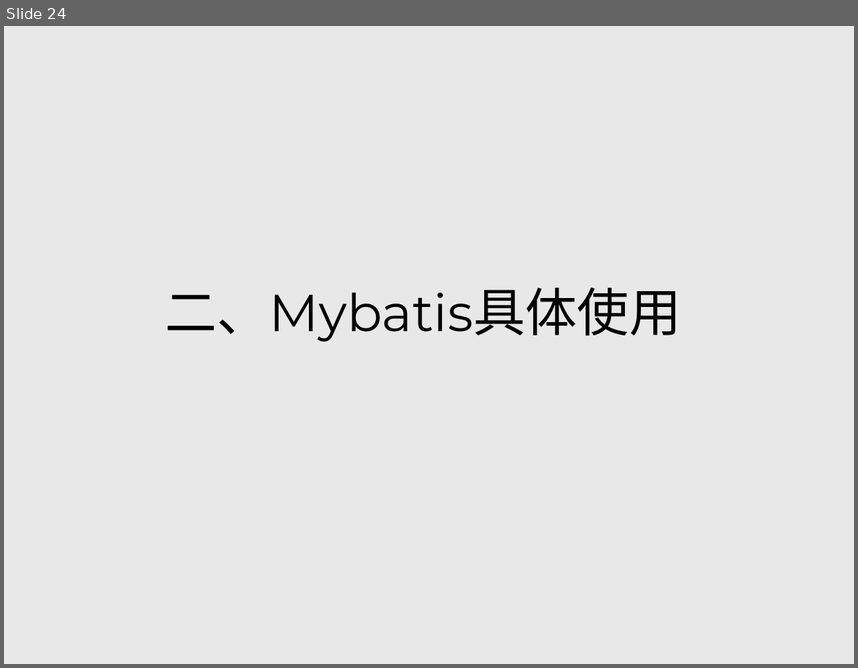
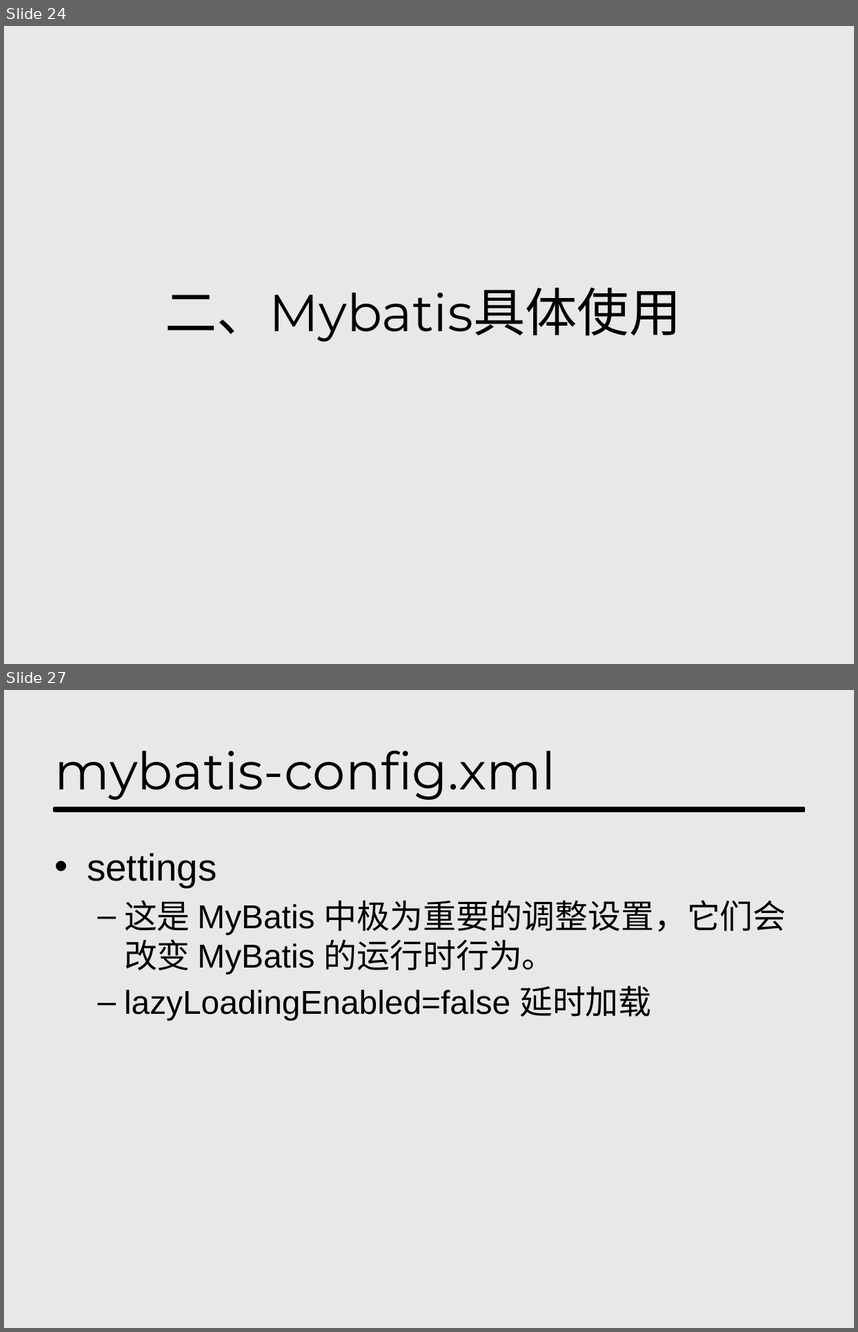
Before and after one commit to hyndio/mybatis_share, a slide deck: Mybatis-分享-hynd.pptx. Shown one above the other, each under a label of ours: slide 24 before the commit, slides 24 and 27 after it; the slides between them are not shown. The pictures are 858x668 and 858x1332 pixels, drawn with LibreOffice and Linux fonts; fonts in the diff are those of the drawing. Boxes give left, top, right and bottom in pixels: in the first picture for what was removed or moved away, otherwise in the second. Text is boxed around its words. In the diff, an @@ line names an element or a change of style, - is before the commit and + after.

```diff
--- a/Mybatis-分享-hynd.pptx
+++ b/Mybatis-分享-hynd.pptx
@@ slide 27 added at box(4, 690, 854, 1328), background #D9D9D9 at 58% opacity @@
@@ title added at box(55, 750, 556, 800), 44 pt, text #000000 @@
+mybatis-config.xml
@@ rectangle added at box(54, 808, 804, 811), fill #000000, outline #000000 2 pt @@
@@ text added at box(87, 853, 786, 1020), 28 pt, text #000000 @@
+• settings
+  – 这是 MyBatis 中极为重要的调整设置，它们会改变 MyBatis 的运行时行为。
+  – lazyLoadingEnabled=false 延时加载
```
Also in this commit, not shown: 2 slides changed, 10 other slides added, 1 slide removed, 1 other file.
